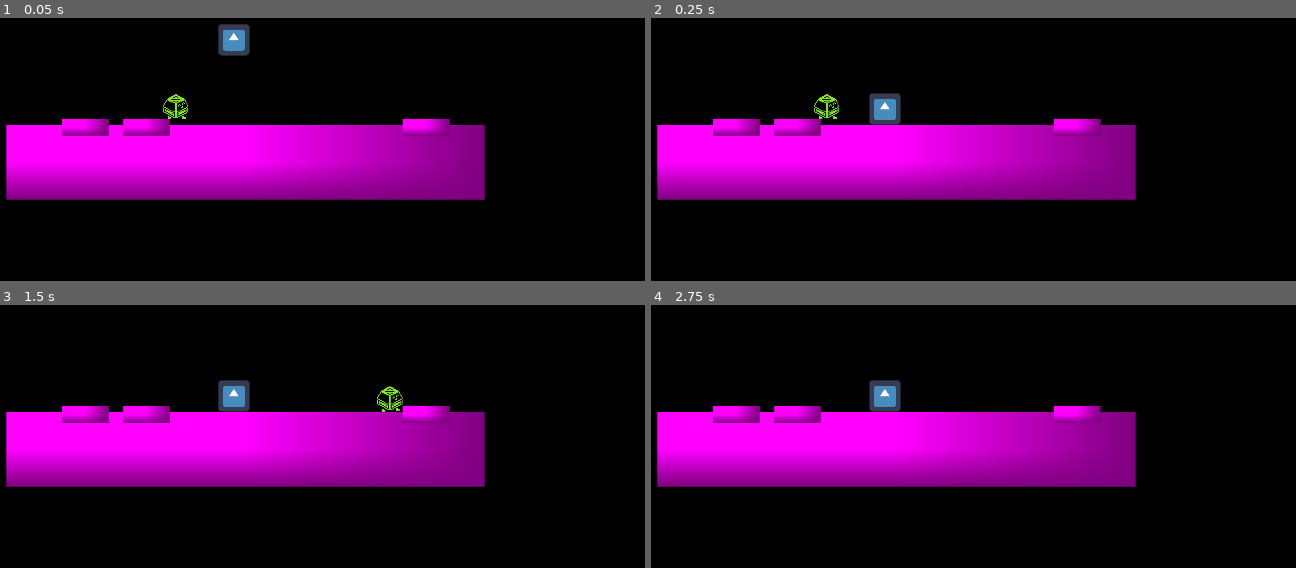
Above: before the commit, frames 1-4 (two rows, left to right).
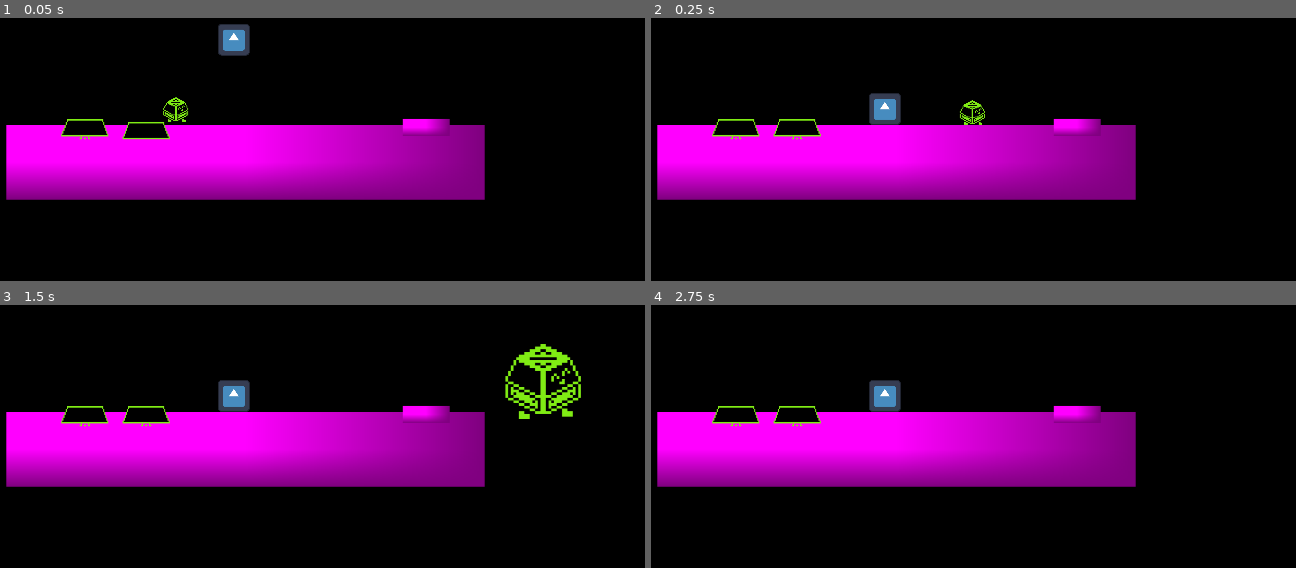
Above: after the commit, the same moments.

Repository: BradyKearley/CuHacking
Game: Godot game, scene res://Levels/test_level.tscn
The game is run twice, just before and just after one commit, with the same random seed, the same clock (stepped at 60 frames per second) and the same inputs. The project has no main scene, so this scene is started directly. The engine's default icon, where the game draws it, is replaced by a stand-in: a white triangle on a blue panel in a dark square.
Inputs:
- Up to frame 1 (0.05 s): no input
- Up to frame 2 (0.25 s): no input
- Up to frame 3 (1.5 s): tap Enter (ui_accept) at 0.5, 0.77 s; hold Right (ui_right) from 0.53 s (still down)
- Up to frame 4 (2.75 s): tap Enter (ui_accept) at 1.52 s; release Right (ui_right) at 2.03 s; hold Left (ui_left) from 2.03 s (still down)

The runs differ from the first frame. In frame 1, 1.3% of the frame differs, in the area x 9-30%, y 28-47%; in frame 2, 1.3%; in frame 3, 2.7%, in the area x 9-91%, y 14-47%; in frame 4, 1.0%.
Error before the commit: Invalid assignment of property or key 'pitch_scale' with value of type 'float' on a base object of type 'null instance'. (res://Scripts/tab.gd:6)

Commit message:
Fixed small error

Diff:
--- a/Levels/level_one.tscn
+++ b/Levels/level_one.tscn
@@ -1,7 +1,7 @@
 [gd_scene load_steps=4 format=3 uid="uid://dr2p5to024mvd"]
 
 [ext_resource type="Texture2D" uid="uid://cp7ok5egr4uau" path="res://Art/Screenshot 2025-03-14 224151.png" id="1_pvy0h"]
-[ext_resource type="PackedScene" uid="uid://cwm11gabt28ak" path="res://Player/tab.tscn" id="2_om7uc"]
+[ext_resource type="PackedScene" uid="uid://cwm11gabt28ak" path="res://Scenes/tab.tscn" id="2_om7uc"]
 [ext_resource type="PackedScene" uid="uid://dru4jk631bc6q" path="res://Player/player.tscn" id="3_cph7v"]
 
 [node name="LevelOne" type="StaticBody2D"]
--- a/Player/page_up.tscn
+++ /dev/null
@@ -1,75 +0,0 @@
-[gd_scene load_steps=10 format=3 uid="uid://ciqe1jp0n4yvy"]
-
-[ext_resource type="Script" uid="uid://mg7sj3kxcchf" path="res://Scripts/page_up.gd" id="1_qlhtt"]
-[ext_resource type="Texture2D" uid="uid://cmgs182spkrhk" path="res://Art/Buttons/defaultButtonSheet.png" id="2_x1fib"]
-[ext_resource type="AudioStream" uid="uid://cosc81evi4ud" path="res://SFX/spacebar-click-keyboard-199448_iju6vpxH.mp3" id="3_o0s7b"]
-
-[sub_resource type="RectangleShape2D" id="RectangleShape2D_qlhtt"]
-size = Vector2(16, 6)
-
-[sub_resource type="RectangleShape2D" id="RectangleShape2D_o0s7b"]
-size = Vector2(16, 9.875)
-
-[sub_resource type="RectangleShape2D" id="RectangleShape2D_cfox7"]
-size = Vector2(16, 25)
-
-[sub_resource type="AtlasTexture" id="AtlasTexture_o0s7b"]
-atlas = ExtResource("2_x1fib")
-region = Rect2(256, 0, 256, 256)
-
-[sub_resource type="AtlasTexture" id="AtlasTexture_cfox7"]
-atlas = ExtResource("2_x1fib")
-region = Rect2(0, 0, 256, 256)
-
-[sub_resource type="SpriteFrames" id="SpriteFrames_5m2mj"]
-animations = [{
-"frames": [{
-"duration": 1.0,
-"texture": SubResource("AtlasTexture_o0s7b")
-}],
-"loop": true,
-"name": &"Down",
-"speed": 5.0
-}, {
-"frames": [{
-"duration": 1.0,
-"texture": SubResource("AtlasTexture_cfox7")
-}],
-"loop": true,
-"name": &"Up",
-"speed": 5.0
-}]
-
-[node name="PageUp" type="StaticBody2D"]
-script = ExtResource("1_qlhtt")
-
-[node name="CollisionShape2D" type="CollisionShape2D" parent="."]
-shape = SubResource("RectangleShape2D_qlhtt")
-
-[node name="Hitbox" type="Area2D" parent="."]
-
-[node name="CollisionShape2D" type="CollisionShape2D" parent="Hitbox"]
-position = Vector2(0, -1.0625)
-shape = SubResource("RectangleShape2D_o0s7b")
-
-[node name="Detector" type="Area2D" parent="."]
-
-[node name="CollisionShape2D" type="CollisionShape2D" parent="Detector"]
-position = Vector2(0, -8.5)
-shape = SubResource("RectangleShape2D_cfox7")
-
-[node name="AnimatedSprite2D" type="AnimatedSprite2D" parent="."]
-position = Vector2(0.25, -3.875)
-scale = Vector2(0.0917969, 0.124023)
-sprite_frames = SubResource("SpriteFrames_5m2mj")
-animation = &"Up"
-
-[node name="Timer" type="Timer" parent="."]
-wait_time = 0.1
-
-[node name="AudioStreamPlayer2D" type="AudioStreamPlayer2D" parent="."]
-stream = ExtResource("3_o0s7b")
-
-[connection signal="body_entered" from="Hitbox" to="." method="_on_hitbox_body_entered"]
-[connection signal="body_exited" from="Detector" to="." method="_on_detector_body_exited"]
-[connection signal="timeout" from="Timer" to="." method="_on_timer_timeout"]
--- a/Player/tab.tscn
+++ /dev/null
@@ -1,76 +0,0 @@
-[gd_scene load_steps=10 format=3 uid="uid://cwm11gabt28ak"]
-
-[ext_resource type="Script" uid="uid://bvqhc3dsk4h7e" path="res://Scripts/tab.gd" id="1_vbepe"]
-[ext_resource type="Texture2D" uid="uid://cmgs182spkrhk" path="res://Art/Buttons/defaultButtonSheet.png" id="2_xn7ss"]
-[ext_resource type="AudioStream" uid="uid://cosc81evi4ud" path="res://SFX/spacebar-click-keyboard-199448_iju6vpxH.mp3" id="3_63sh6"]
-
-[sub_resource type="RectangleShape2D" id="RectangleShape2D_63sh6"]
-size = Vector2(16, 5)
-
-[sub_resource type="RectangleShape2D" id="RectangleShape2D_844ok"]
-size = Vector2(16, 6.875)
-
-[sub_resource type="RectangleShape2D" id="RectangleShape2D_vbepe"]
-size = Vector2(16, 25)
-
-[sub_resource type="AtlasTexture" id="AtlasTexture_o0s7b"]
-atlas = ExtResource("2_xn7ss")
-region = Rect2(256, 0, 256, 256)
-
-[sub_resource type="AtlasTexture" id="AtlasTexture_cfox7"]
-atlas = ExtResource("2_xn7ss")
-region = Rect2(0, 0, 256, 256)
-
-[sub_resource type="SpriteFrames" id="SpriteFrames_63sh6"]
-animations = [{
-"frames": [{
-"duration": 1.0,
-"texture": SubResource("AtlasTexture_o0s7b")
-}],
-"loop": true,
-"name": &"Down",
-"speed": 5.0
-}, {
-"frames": [{
-"duration": 1.0,
-"texture": SubResource("AtlasTexture_cfox7")
-}],
-"loop": true,
-"name": &"Up",
-"speed": 5.0
-}]
-
-[node name="Tab" type="StaticBody2D"]
-script = ExtResource("1_vbepe")
-
-[node name="CollisionShape2D" type="CollisionShape2D" parent="."]
-position = Vector2(0, 0.5)
-shape = SubResource("RectangleShape2D_63sh6")
-
-[node name="Hitbox" type="Area2D" parent="."]
-
-[node name="CollisionShape2D" type="CollisionShape2D" parent="Hitbox"]
-position = Vector2(0, 0.4375)
-shape = SubResource("RectangleShape2D_844ok")
-
-[node name="Detector" type="Area2D" parent="."]
-
-[node name="CollisionShape2D" type="CollisionShape2D" parent="Detector"]
-position = Vector2(0, -8.5)
-shape = SubResource("RectangleShape2D_vbepe")
-
-[node name="AnimatedSprite2D" type="AnimatedSprite2D" parent="."]
-position = Vector2(0.25, -3.875)
-scale = Vector2(0.0917969, 0.124023)
-sprite_frames = SubResource("SpriteFrames_63sh6")
-animation = &"Up"
-
-[node name="Timer" type="Timer" parent="."]
-wait_time = 0.1
-
-[node name="AudioStreamPlayer2D" type="AudioStreamPlayer2D" parent="."]
-stream = ExtResource("3_63sh6")
-
-[connection signal="body_entered" from="Hitbox" to="." method="_on_hitbox_body_entered"]
-[connection signal="body_exited" from="Detector" to="." method="_on_detector_body_exited"]
-[connection signal="timeout" from="Timer" to="." method="_on_timer_timeout"]
--- a/Scenes/page_up.tscn
+++ b/Scenes/page_up.tscn
@@ -1,11 +1,11 @@
-[gd_scene load_steps=6 format=3 uid="uid://ciqe1jp0n4yvy"]
+[gd_scene load_steps=10 format=3 uid="uid://ciqe1jp0n4yvy"]
 
 [ext_resource type="Script" uid="uid://mg7sj3kxcchf" path="res://Scripts/page_up.gd" id="1_qlhtt"]
+[ext_resource type="Texture2D" uid="uid://cmgs182spkrhk" path="res://Art/Buttons/defaultButtonSheet.png" id="2_x1fib"]
+[ext_resource type="AudioStream" uid="uid://cosc81evi4ud" path="res://SFX/spacebar-click-keyboard-199448_iju6vpxH.mp3" id="3_o0s7b"]
 
 [sub_resource type="RectangleShape2D" id="RectangleShape2D_qlhtt"]
 size = Vector2(16, 6)
-
-[sub_resource type="PlaceholderTexture2D" id="PlaceholderTexture2D_x1fib"]
 
 [sub_resource type="RectangleShape2D" id="RectangleShape2D_o0s7b"]
 size = Vector2(16, 9.875)
@@ -13,16 +13,38 @@
 [sub_resource type="RectangleShape2D" id="RectangleShape2D_cfox7"]
 size = Vector2(16, 25)
 
+[sub_resource type="AtlasTexture" id="AtlasTexture_o0s7b"]
+atlas = ExtResource("2_x1fib")
+region = Rect2(256, 0, 256, 256)
+
+[sub_resource type="AtlasTexture" id="AtlasTexture_cfox7"]
+atlas = ExtResource("2_x1fib")
+region = Rect2(0, 0, 256, 256)
+
+[sub_resource type="SpriteFrames" id="SpriteFrames_5m2mj"]
+animations = [{
+"frames": [{
+"duration": 1.0,
+"texture": SubResource("AtlasTexture_o0s7b")
+}],
+"loop": true,
+"name": &"Down",
+"speed": 5.0
+}, {
+"frames": [{
+"duration": 1.0,
+"texture": SubResource("AtlasTexture_cfox7")
+}],
+"loop": true,
+"name": &"Up",
+"speed": 5.0
+}]
+
 [node name="PageUp" type="StaticBody2D"]
 script = ExtResource("1_qlhtt")
 
 [node name="CollisionShape2D" type="CollisionShape2D" parent="."]
 shape = SubResource("RectangleShape2D_qlhtt")
-
-[node name="Texture" type="Sprite2D" parent="."]
-position = Vector2(0, 2.98023e-08)
-scale = Vector2(16, 6)
-texture = SubResource("PlaceholderTexture2D_x1fib")
 
 [node name="Hitbox" type="Area2D" parent="."]
 
@@ -36,5 +58,18 @@
 position = Vector2(0, -8.5)
 shape = SubResource("RectangleShape2D_cfox7")
 
+[node name="AnimatedSprite2D" type="AnimatedSprite2D" parent="."]
+position = Vector2(0.25, -3.875)
+scale = Vector2(0.0917969, 0.124023)
+sprite_frames = SubResource("SpriteFrames_5m2mj")
+animation = &"Up"
+
+[node name="Timer" type="Timer" parent="."]
+wait_time = 0.1
+
+[node name="AudioStreamPlayer2D" type="AudioStreamPlayer2D" parent="."]
+stream = ExtResource("3_o0s7b")
+
 [connection signal="body_entered" from="Hitbox" to="." method="_on_hitbox_body_entered"]
 [connection signal="body_exited" from="Detector" to="." method="_on_detector_body_exited"]
+[connection signal="timeout" from="Timer" to="." method="_on_timer_timeout"]
--- a/Scenes/tab.tscn
+++ b/Scenes/tab.tscn
@@ -1,33 +1,56 @@
-[gd_scene load_steps=6 format=3 uid="uid://cwm11gabt28ak"]
+[gd_scene load_steps=10 format=3 uid="uid://cwm11gabt28ak"]
 
-[ext_resource type="Script" uid="uid://bvqhc3dsk4h7e" path="res://Scripts/tab.gd" id="1_3q41r"]
-
-[sub_resource type="PlaceholderTexture2D" id="PlaceholderTexture2D_xn7ss"]
+[ext_resource type="Script" uid="uid://bvqhc3dsk4h7e" path="res://Scripts/tab.gd" id="1_vbepe"]
+[ext_resource type="Texture2D" uid="uid://cmgs182spkrhk" path="res://Art/Buttons/defaultButtonSheet.png" id="2_xn7ss"]
+[ext_resource type="AudioStream" uid="uid://cosc81evi4ud" path="res://SFX/spacebar-click-keyboard-199448_iju6vpxH.mp3" id="3_63sh6"]
 
 [sub_resource type="RectangleShape2D" id="RectangleShape2D_63sh6"]
-size = Vector2(16, 6)
+size = Vector2(16, 5)
 
 [sub_resource type="RectangleShape2D" id="RectangleShape2D_844ok"]
-size = Vector2(16, 9.875)
+size = Vector2(16, 6.875)
 
 [sub_resource type="RectangleShape2D" id="RectangleShape2D_vbepe"]
 size = Vector2(16, 25)
 
+[sub_resource type="AtlasTexture" id="AtlasTexture_o0s7b"]
+atlas = ExtResource("2_xn7ss")
+region = Rect2(256, 0, 256, 256)
+
+[sub_resource type="AtlasTexture" id="AtlasTexture_cfox7"]
+atlas = ExtResource("2_xn7ss")
+region = Rect2(0, 0, 256, 256)
+
+[sub_resource type="SpriteFrames" id="SpriteFrames_63sh6"]
+animations = [{
+"frames": [{
+"duration": 1.0,
+"texture": SubResource("AtlasTexture_o0s7b")
+}],
+"loop": true,
+"name": &"Down",
+"speed": 5.0
+}, {
+"frames": [{
+"duration": 1.0,
+"texture": SubResource("AtlasTexture_cfox7")
+}],
+"loop": true,
+"name": &"Up",
+"speed": 5.0
+}]
+
 [node name="Tab" type="StaticBody2D"]
-script = ExtResource("1_3q41r")
-
-[node name="Texture" type="Sprite2D" parent="."]
-position = Vector2(0, 2.98023e-08)
-scale = Vector2(16, 6)
-texture = SubResource("PlaceholderTexture2D_xn7ss")
+script = ExtResource("1_vbepe")
 
 [node name="CollisionShape2D" type="CollisionShape2D" parent="."]
+position = Vector2(0, 0.5)
 shape = SubResource("RectangleShape2D_63sh6")
 
 [node name="Hitbox" type="Area2D" parent="."]
 
 [node name="CollisionShape2D" type="CollisionShape2D" parent="Hitbox"]
-position = Vector2(0, -1.0625)
+position = Vector2(0, 0.4375)
 shape = SubResource("RectangleShape2D_844ok")
 
 [node name="Detector" type="Area2D" parent="."]
@@ -36,5 +59,18 @@
 position = Vector2(0, -8.5)
 shape = SubResource("RectangleShape2D_vbepe")
 
+[node name="AnimatedSprite2D" type="AnimatedSprite2D" parent="."]
+position = Vector2(0.25, -3.875)
+scale = Vector2(0.0917969, 0.124023)
+sprite_frames = SubResource("SpriteFrames_63sh6")
+animation = &"Up"
+
+[node name="Timer" type="Timer" parent="."]
+wait_time = 0.1
+
+[node name="AudioStreamPlayer2D" type="AudioStreamPlayer2D" parent="."]
+stream = ExtResource("3_63sh6")
+
 [connection signal="body_entered" from="Hitbox" to="." method="_on_hitbox_body_entered"]
 [connection signal="body_exited" from="Detector" to="." method="_on_detector_body_exited"]
+[connection signal="timeout" from="Timer" to="." method="_on_timer_timeout"]
